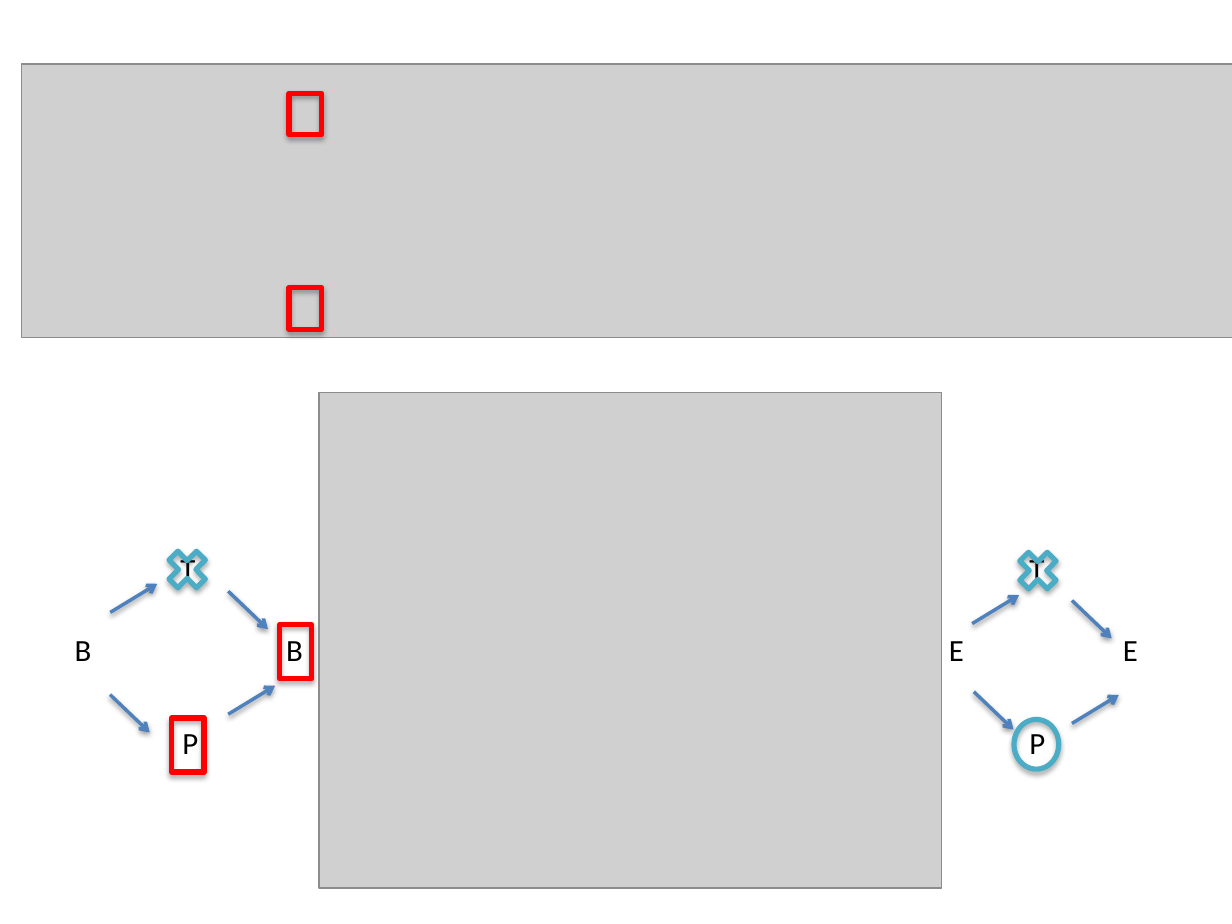
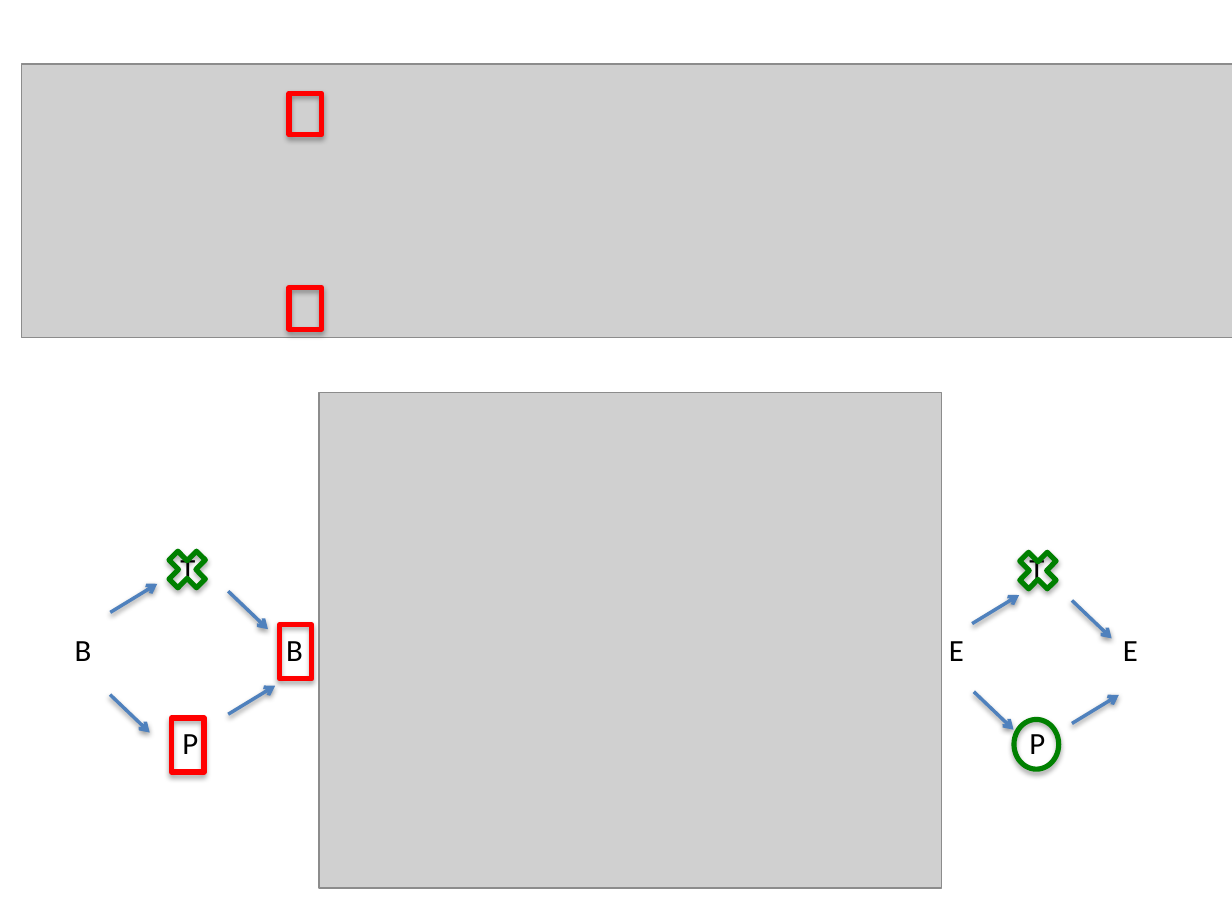
Before and after one commit to BSifringer/ArtificialComposer, a slide deck: slide 13 of slides/proved_learning.pptx. Drawn at 1232x924 pixels with LibreOffice and Linux fonts; fonts in the diff are those of the drawing; grey boxes stand for pictures. Boxes give left, top, right and bottom in pixels: in the first picture for what was removed or moved away, otherwise in the second. Text is boxed around its words. In the diff, an @@ line names an element or a change of style, - is before the commit and + after.

```diff
--- a/slides/proved_learning.pptx
+++ b/slides/proved_learning.pptx
@@ outline #4BACC6 3 pt to #008000 3 pt in 3 elements at bbox=[1014, 719, 1058, 769], bbox=[1011, 543, 1064, 596], bbox=[161, 543, 214, 596] @@
```
Also in this commit, not shown: 11 other slides changed, 4 other files.
